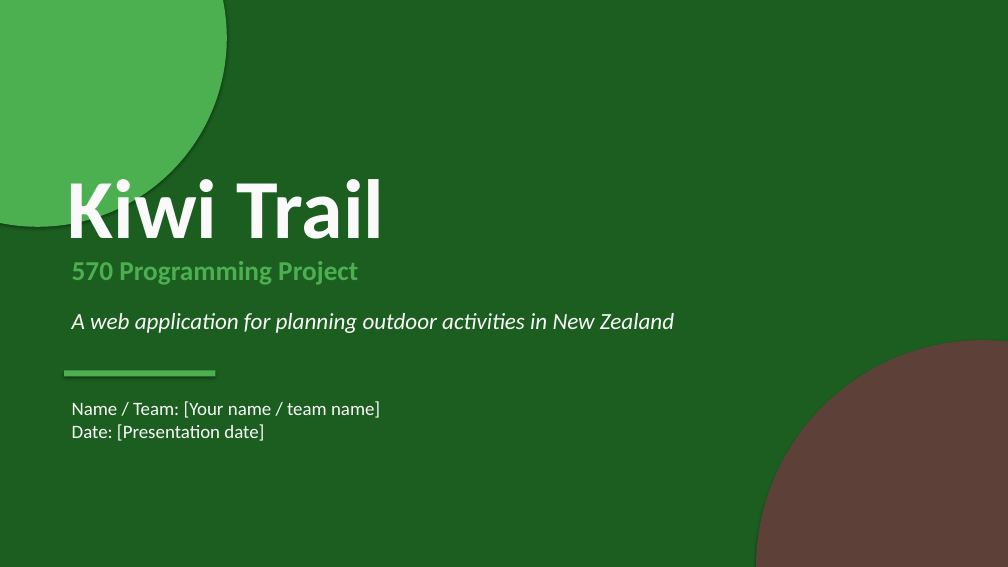
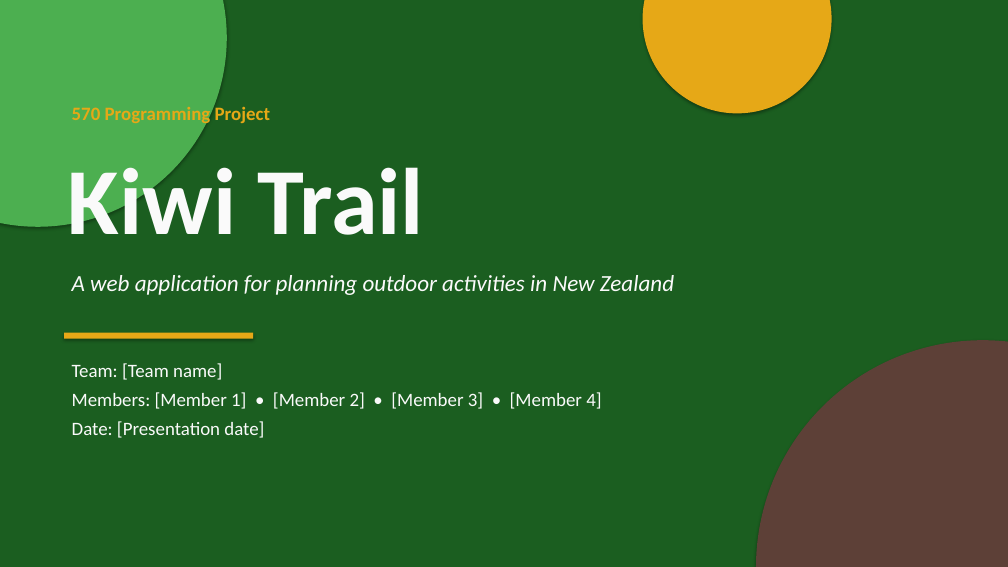
Before and after one commit to alexpan2542-spec/kiwitrail, a slide deck: slide 1 of PythonProject/Kiwi_Trail_Presentation.pptx. Drawn at 1008x567 pixels with LibreOffice and Linux fonts; fonts in the diff are those of the drawing. Boxes give left, top, right and bottom in pixels: in the first picture for what was removed or moved away, otherwise in the second. Text is boxed around its words. In the diff, an @@ line names an element or a change of style, - is before the commit and + after.

```diff
--- a/PythonProject/Kiwi_Trail_Presentation.pptx
+++ b/PythonProject/Kiwi_Trail_Presentation.pptx
@@ ellipse added at [643, 0, 832, 113], fill #E6A817 @@
@@ text "570 Programming Project": place and size @@
-text "570 Programming Project" at [72, 261, 358, 285]
+text "570 Programming Project" at [72, 107, 270, 126]
@@ text "570 Programming Project" at [72, 107, 270, 126]: size 26 to 18 pt, text colour #4CAF50 to #E6A817 @@
@@ text "Kiwi Trail": place and size @@
-text "Kiwi Trail" at [68, 169, 384, 239]
+text "Kiwi Trail" at [68, 155, 424, 256]
@@ text "Kiwi Trail" at [68, 155, 424, 256]: size 80 to 90 pt @@
@@ text "A web application for planning ...": place and size @@
-text "A web application for planning ..." at [72, 313, 674, 333]
+text "A web application for planning ..." at [72, 275, 674, 295]
@@ text "Team: [Team name]": place and size @@
-text "Team: [Team name]" at [72, 401, 380, 441]
+text "Team: [Team name]" at [72, 363, 601, 438]
@@ rectangle: place and size @@
-rectangle at [64, 371, 216, 377]
+rectangle at [64, 333, 253, 339]
@@ rectangle at [64, 333, 253, 339]: fill #4CAF50 to #E6A817 @@
@@ text at [72, 363, 601, 409]: text changed @@
-Name / Team: [Your name / team name]
+Team: [Team name]
+Members: [Member 1] • [Member 2] • [Member 3] • [Member 4]
@@ text at [72, 421, 264, 438]: more space between paragraphs @@
```
Also in this commit, not shown: 4 other slides changed, 6 slides added, 8 slides removed, 1 other file.
